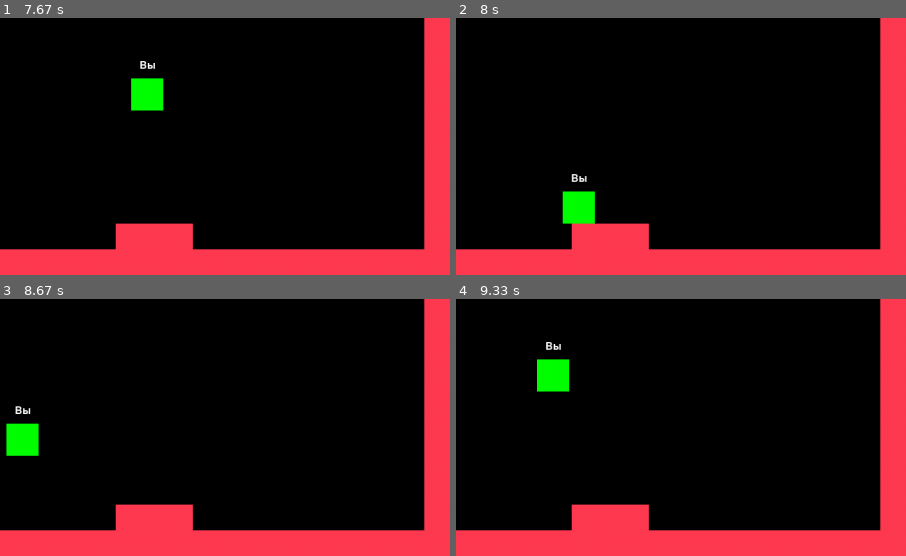
Above: before the commit, frames 1-4 (two rows, left to right).
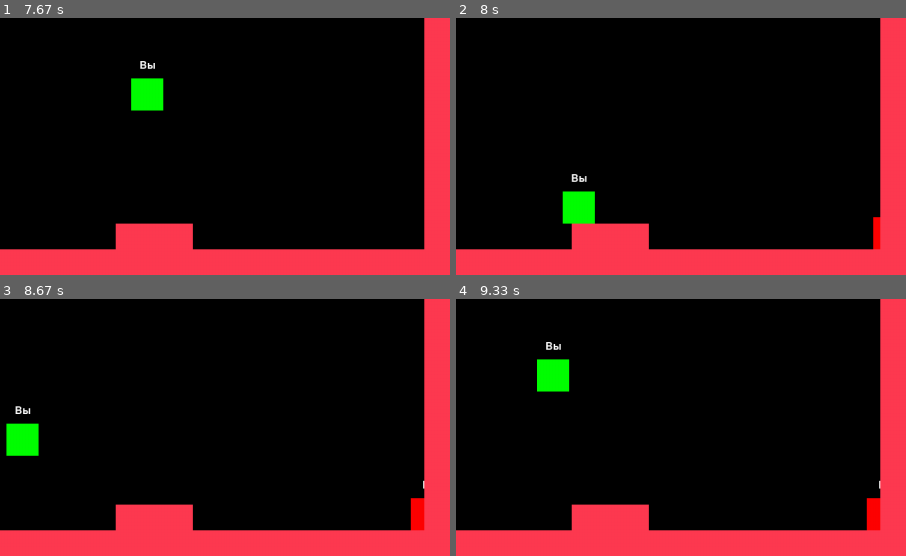
Above: after the commit, the same moments.

Repository: irl-lik/pygame
Game: pygame game, started from main.py
The game is run twice, just before and just after one commit, with the same random seed, the same clock (stepped at 60 frames per second) and the same inputs.
Inputs:
- Up to frame 1 (7.67 s): hold D 0.33-0.8 s; hold D 0.83-1.3 s; tap Space at 0.9, 1.2, 1.4, 1.7, 1.97, 2.27, 2.4, 2.7, 3.07, 3.37, 3.57, 3.87, 4.07, 4.37, 4.57, 4.87, 5.13, 5.43, 5.57, 5.87, 6.23, 6.53, 6.73, 7.03, 7.23, 7.53 s; hold A 1.33-1.87 s; hold A 1.9-2.3 s; hold D 2.33-2.97 s; hold A 3-3.47 s; hold D 3.5-3.97 s; hold D 4-4.47 s; hold A 4.5-5.03 s; hold A 5.07-5.47 s; hold D 5.5-6.13 s; hold A 6.17-6.63 s; hold D 6.67-7.13 s; hold D 7.17-7.63 s
- Up to frame 2 (8 s): hold A from 7.67 s (still down); tap Space at 7.73 s
- Up to frame 3 (8.67 s): tap Space at 8.03, 8.3, 8.6 s; release A at 8.2 s; hold A 8.23-8.63 s
- Up to frame 4 (9.33 s): hold D 8.67-9.3 s; tap Space at 8.73, 9.03 s
The pictures show only the part of the screen within x 50-100%, y 50-100%; the shares and areas given below are measured in that part.

Frame 1 is identical in both runs. In frame 2, 0.2% of the frame differs, in the area x 92-95%, y 77-91%; in frame 3, 0.4%, in the area x 91-95%, y 70-91%; in frame 4, 0.4%.

Commit message:
full camera commit

Diff:
--- a/main.py
+++ b/main.py
@@ -39,7 +39,7 @@
     camera.update(player.get_rect(), total_level_width, total_level_height)
     camera_x, camera_y = camera.get_pos()
     # Обновление врагов
-    enemy1.move_towards_player(player_x - camera_x, player_y - camera_y, player_width, player_height, 500)
+    enemy1.move_towards_player(player_x - camera_x, player_y, player_width, player_height, 500)
     enemy1.draw(screen)
     # Отрисовка игрока с учётом камеры
     player.draw(screen, camera_x, camera_y)
